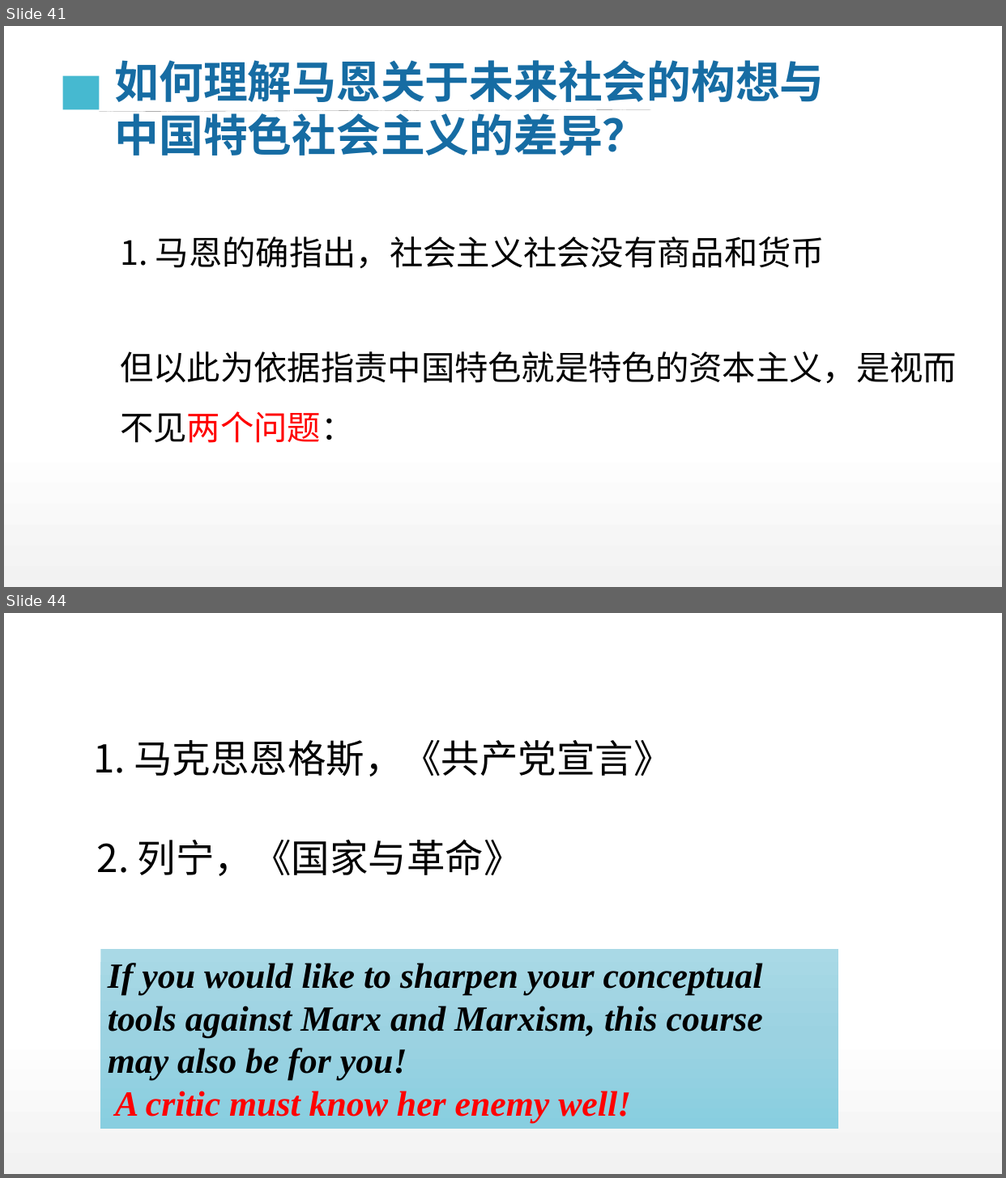
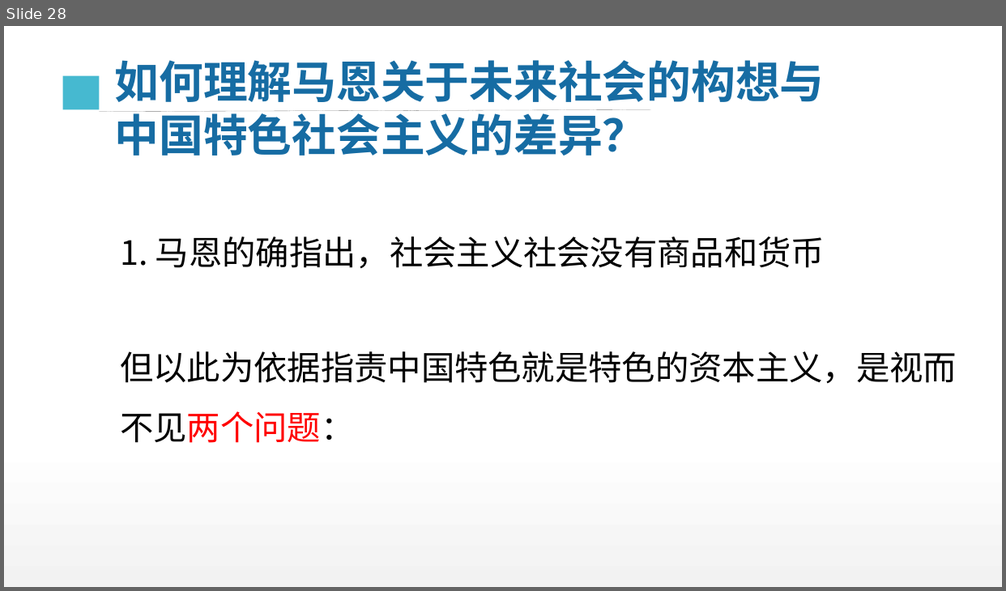
Before and after one commit to DO-MINATOR/buaa, a slide deck: 中特/复习ppt/刘娜娜-绪论.pptx. Shown one above the other, each under a label of ours: slides 41 and 44 before the commit, slide 28 after it; the slides between them are not shown. The pictures are 1006x1178 and 1006x591 pixels, drawn with LibreOffice and Linux fonts; fonts in the diff are those of the drawing. Boxes give left, top, right and bottom in pixels: in the first picture for what was removed or moved away, otherwise in the second. Text is boxed around its words. In the diff, an @@ line names an element or a change of style, - is before the commit and + after.

```diff
--- a/中特/复习ppt/刘娜娜-绪论.pptx
+++ b/中特/复习ppt/刘娜娜-绪论.pptx
@@ slide 44 removed at [4,613,1002,1174], background #FFFFFF; not listed: 1 template element that a slide beside it also shows @@
@@ text removed at [93,740,671,777] @@
-1. 马克思恩格斯，《共产党宣言》
@@ text removed at [97,840,522,876] @@
-2. 列宁，《国家与革命》
@@ rectangle removed at [100,949,838,1128] @@
-If you would like to sharpen your conceptual tools against Marx and Marxism, this course may also be for you!
-A critic must know her enemy well!
@@ what was slide 41 is now slide 28 @@
```
Also in this commit, not shown: 11 slides changed, 14 other slides removed, 1 other file.
